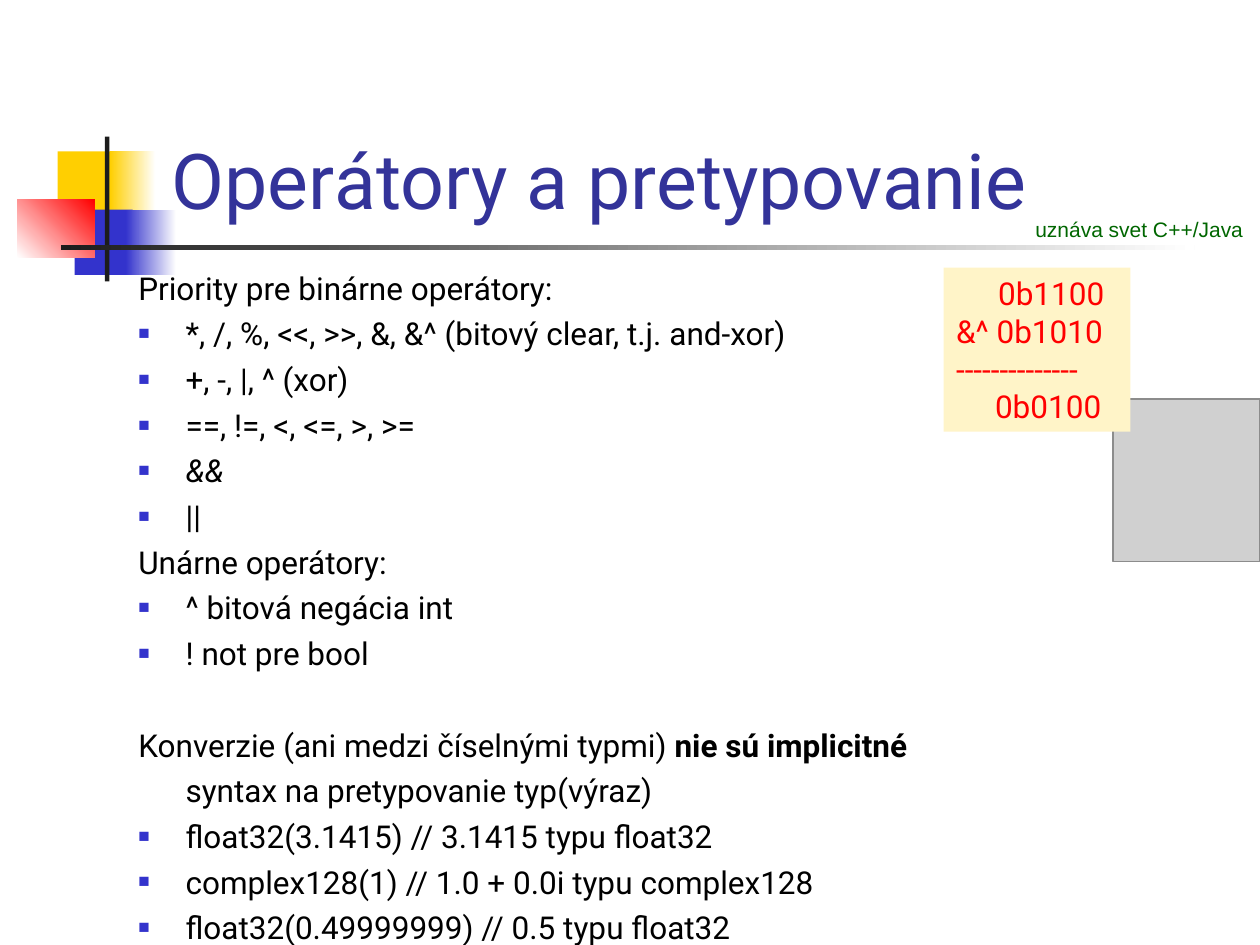
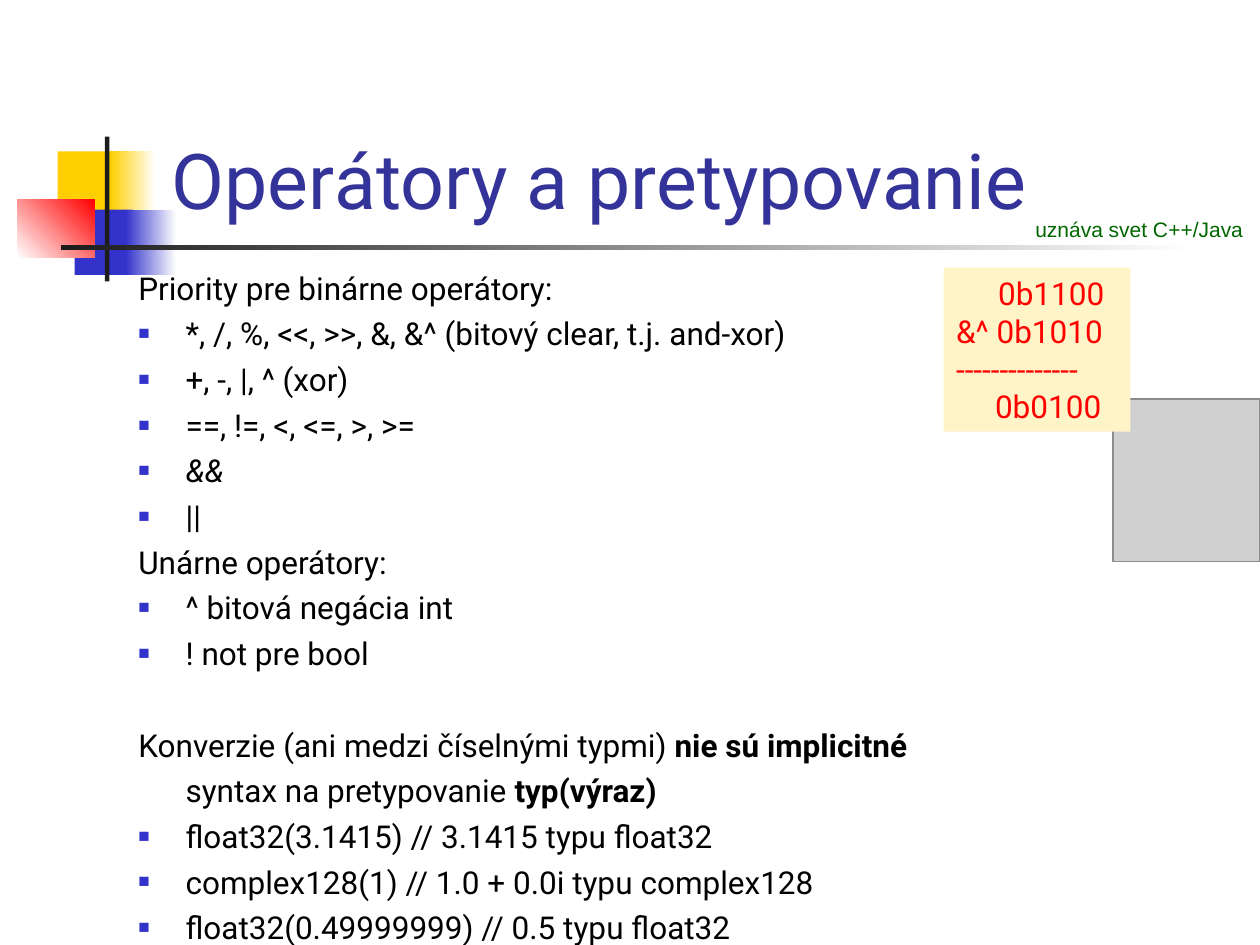
Before and after one commit to paradigmy/Prednasky, a slide deck: slide 9 of 02/go1.ppt. Drawn at 1260x945 pixels with LibreOffice and Linux fonts; fonts in the diff are those of the drawing; grey boxes stand for pictures. Boxes give left, top, right and bottom in pixels: in the first picture for what was removed or moved away, otherwise in the second. Text is boxed around its words. In the diff, an @@ line names an element or a change of style, - is before the commit and + after.

```diff
--- a/02/go1.ppt
+++ b/02/go1.ppt
@@ text at <box>186,777,657,809</box>: bold on in "typ(výraz)" @@
```
Also in this commit, not shown: 3 other files.
